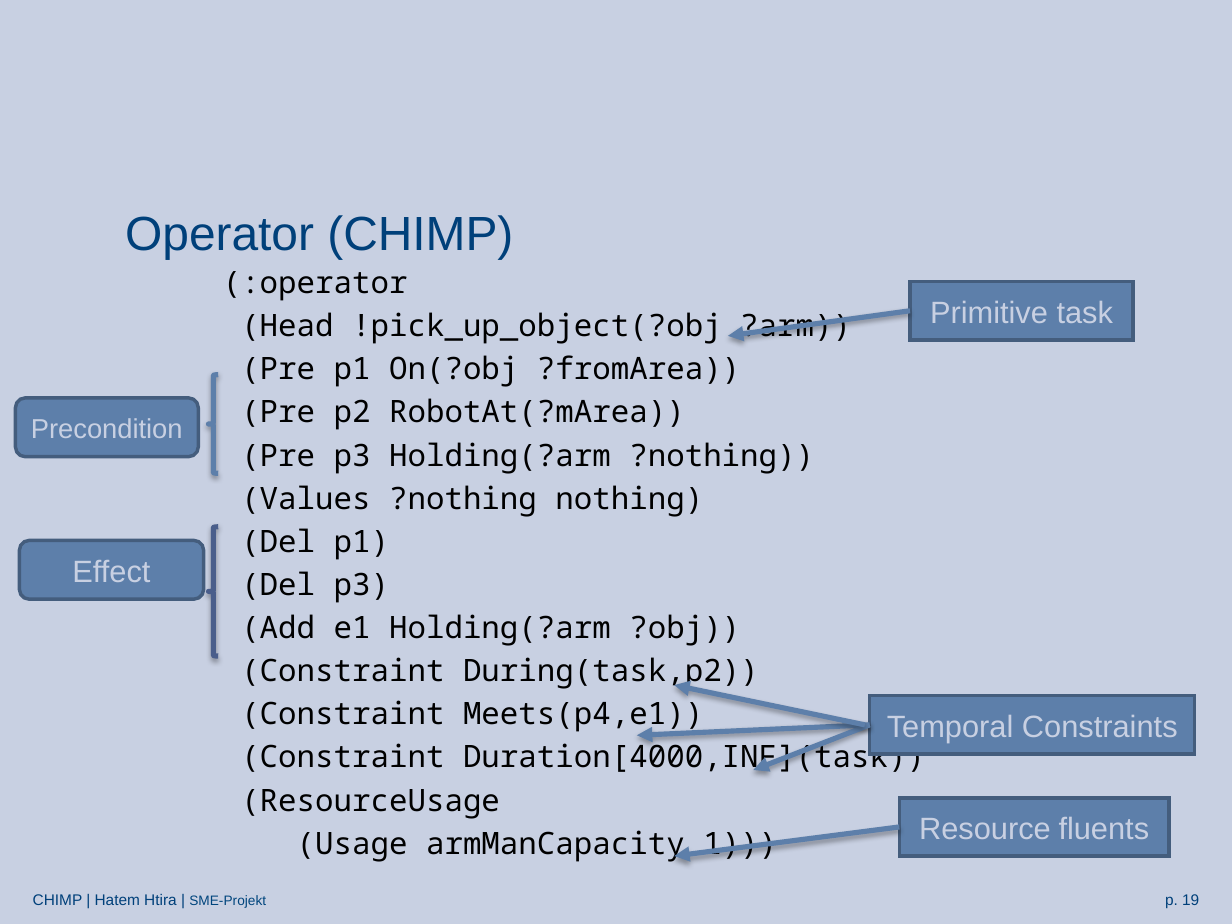
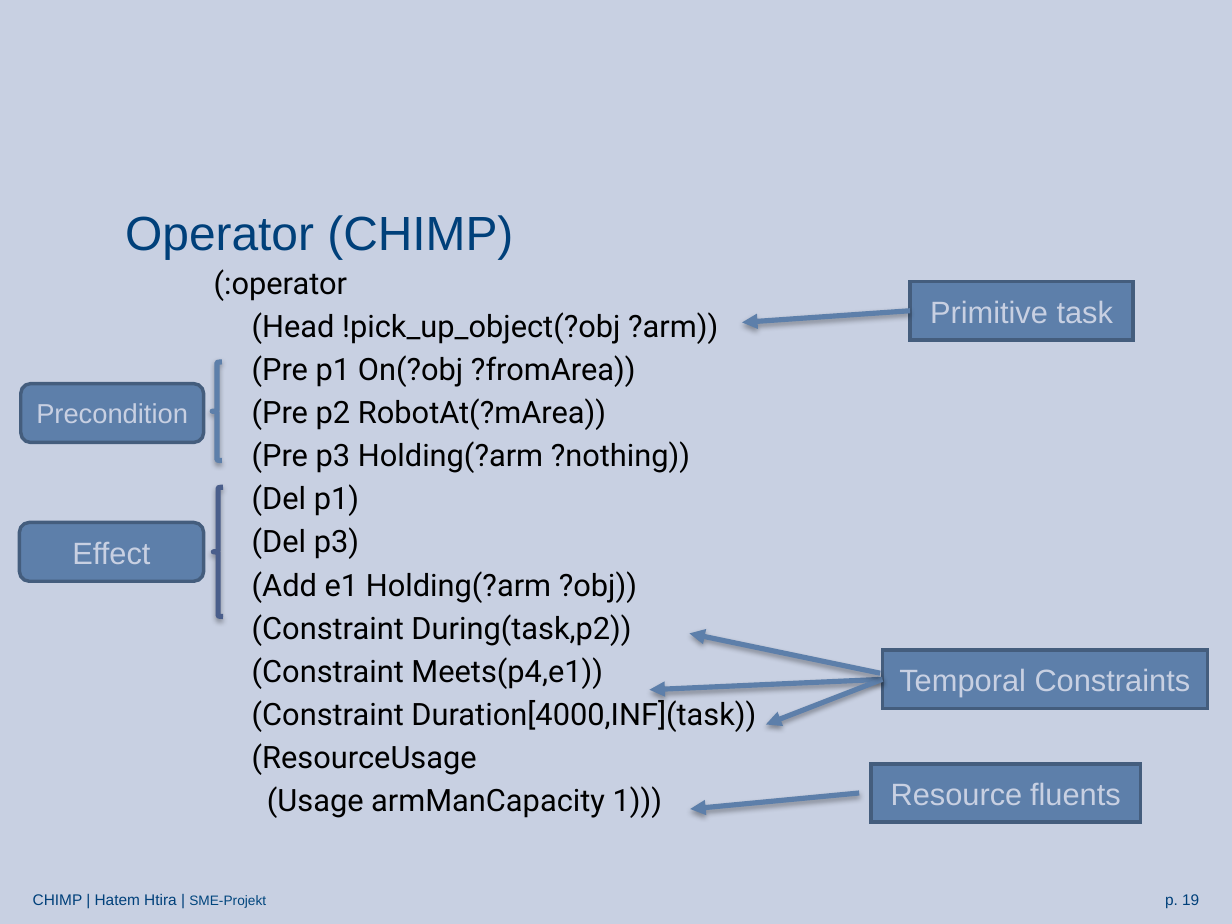
Before and after one commit to htiraHatem/CHIMP_MDP, a slide deck: slide 19 of HTN2MDP presentation.pptx. Drawn at 1232x924 pixels with LibreOffice and Linux fonts; fonts in the diff are those of the drawing; background and template pictures are left out. Boxes give left, top, right and bottom in pixels: in the first picture for what was removed or moved away, otherwise in the second. Text is boxed around its words. In the diff, an @@ line names an element or a change of style, - is before the commit and + after.

Commit message:
PPT (WIP)

```diff
--- a/HTN2MDP presentation.pptx
+++ b/HTN2MDP presentation.pptx
@@ text "(:operator": place and size @@
-text "(:operator" at <box>223,271,925,862</box>
+text "(:operator" at <box>214,269,756,818</box>
@@ text "(:operator" at <box>214,269,756,818</box>: font Noto Sans Mono to Roboto @@
@@ arrow moved from (910, 310) - (728, 336) to (910, 310) - (742, 323) @@
@@ rounded rectangle "Precondition": place and size @@
-rounded rectangle "Precondition" at <box>16,398,198,457</box>
+rounded rectangle "Precondition" at <box>21,383,203,442</box>
@@ left brace: place and size @@
-left brace at <box>208,375,218,473</box>
+left brace at <box>212,362,222,461</box>
@@ left brace: place and size @@
-left brace at <box>208,527,218,657</box>
+left brace at <box>213,487,223,616</box>
@@ text at <box>241,485,703,517</box>: paragraph removed @@
-(Values ?nothing nothing)
@@ rounded rectangle "Effect": place and size @@
-rounded rectangle "Effect" at <box>20,541,205,600</box>
+rounded rectangle "Effect" at <box>20,522,205,582</box>
@@ arrow moved from (865, 724) - (674, 685) to (880, 673) - (690, 633) @@
@@ rectangle "Temporal Constraints": place and size @@
-rectangle "Temporal Constraints" at <box>870,696,1195,754</box>
+rectangle "Temporal Constraints" at <box>882,650,1207,708</box>
@@ arrow moved from (870, 724) - (637, 736) to (882, 679) - (649, 690) @@
@@ arrow moved from (870, 724) - (753, 770) to (882, 679) - (766, 724) @@
@@ rectangle "Resource fluents": place and size @@
-rectangle "Resource fluents" at <box>899,798,1169,856</box>
+rectangle "Resource fluents" at <box>871,764,1141,822</box>
@@ arrow moved from (899, 827) - (674, 856) to (859, 793) - (690, 809) @@
```
Also in this commit, not shown: 11 other slides changed, 4 slides added, 4 slides removed.
